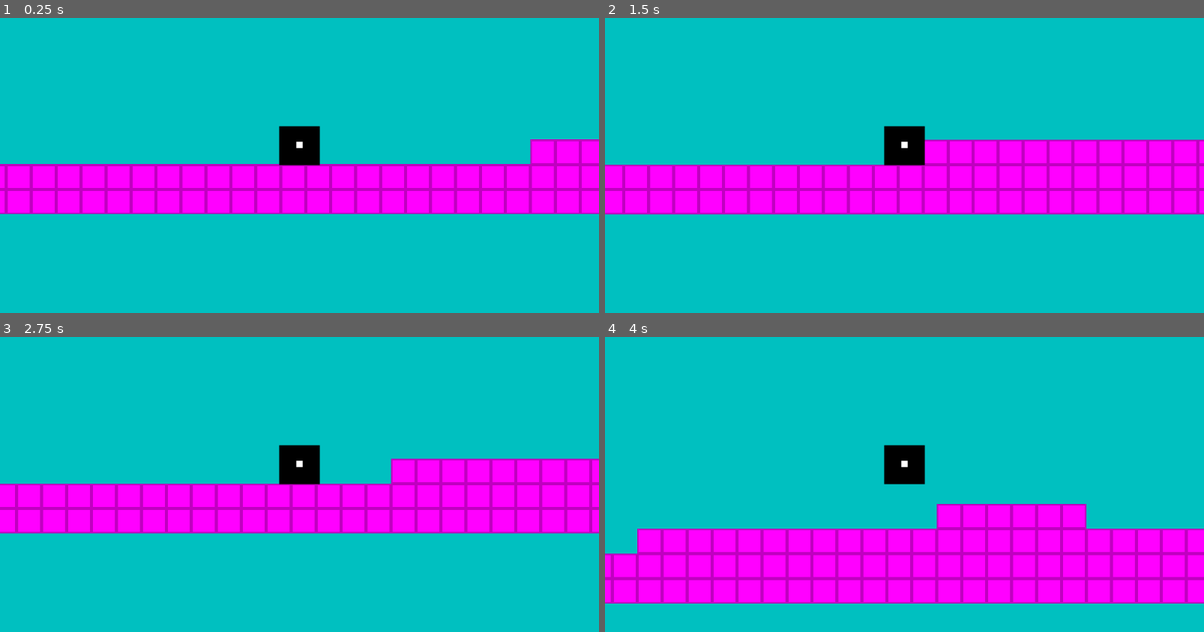
Above: before the commit, frames 1-4 (two rows, left to right).
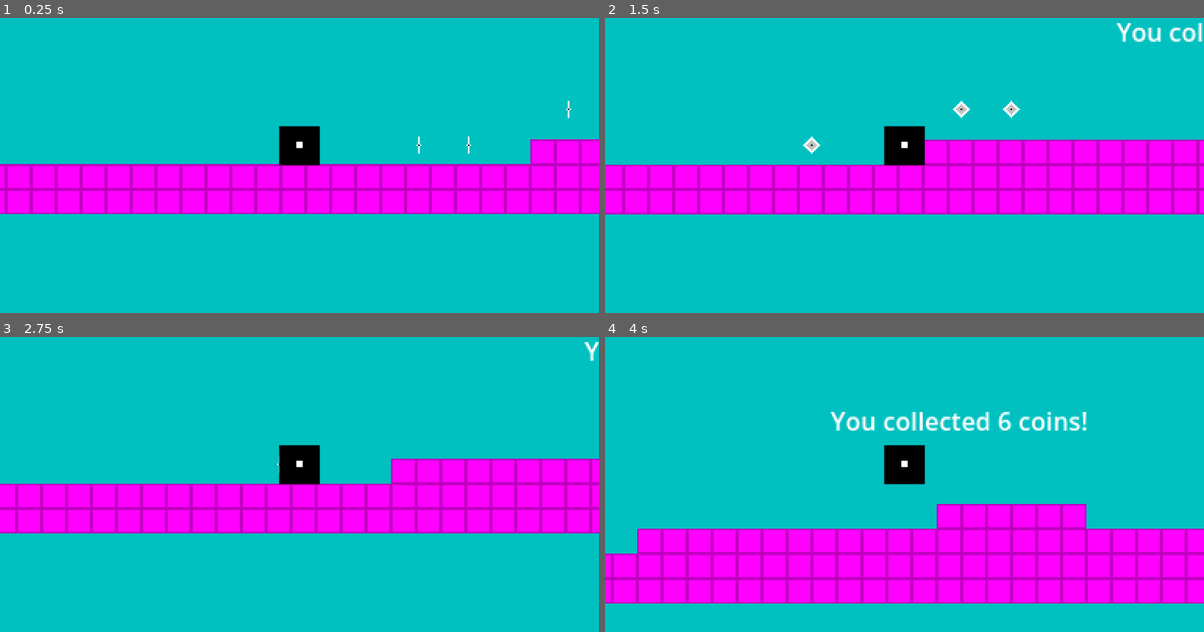
Above: after the commit, the same moments.

Repository: Aleksa2309/Analogue_Escape
Game: Godot game, scene res://Scenes/game.tscn
Same seed, same stepped clock (60 frames per second), same inputs: the game is played once before the commit and once after it.
Inputs:
- Up to frame 1 (0.25 s): no input
- Up to frame 2 (1.5 s): hold Right (move_right) from 0.53 s (still down); tap Up (jump) at 0.77 s
- Up to frame 3 (2.75 s): tap Up (jump) at 1.52 s; release Right (move_right) at 2.03 s; hold Left (move_left) from 2.03 s (still down)
- Up to frame 4 (4 s): release Left (move_left) at 2.78 s; hold Right (move_right) from 2.78 s (still down); tap Up (jump) at 3.02, 3.77 s

The runs differ from the first frame. In frame 1, less than 0.1% of the frame differs, in the area x 69-96%, y 27-47%; in frame 2, 0.7%; in frame 3, less than 0.1%; in frame 4, 1.3%, in the area x 37-81%, y 25-32%.

Commit message:
Pickup shenanigans

Diff:
--- /dev/null
+++ b/PickUp.gd
@@ -0,0 +1,9 @@
+extends Area2D
+
+@onready var animation_player = $AnimationPlayer
+@onready var game_manager = %"Game Manager"
+
+
+func _on_body_entered(body):
+	game_manager.add_score()
+	animation_player.play("pick_up")
--- a/Scenes/game.tscn
+++ b/Scenes/game.tscn
@@ -1,8 +1,10 @@
-[gd_scene load_steps=7 format=3 uid="uid://jdt8pu04ni4n"]
-
+[gd_scene load_steps=9 format=3 uid="uid://jdt8pu04ni4n"]
+
+[ext_resource type="Script" path="res://Scripts/game_manager.gd" id="1_6tv61"]
 [ext_resource type="Texture2D" uid="uid://g1y2crw8hxf" path="res://Assets/tilesSet/tileSet01.png" id="1_7g14o"]
 [ext_resource type="PackedScene" uid="uid://vmbcwybfypax" path="res://Scenes/player.tscn" id="2_gb861"]
 [ext_resource type="PackedScene" uid="uid://bpb1of3o21hyk" path="res://Scenes/killzone.tscn" id="3_5twxw"]
+[ext_resource type="PackedScene" uid="uid://uqngqy8byrhm" path="res://Scenes/pick_up.tscn" id="4_mw4gg"]
 
 [sub_resource type="TileSetAtlasSource" id="TileSetAtlasSource_2lysp"]
 texture = ExtResource("1_7g14o")
@@ -368,6 +370,10 @@
 
 [node name="Game" type="Node2D"]
 
+[node name="Game Manager" type="Node" parent="."]
+unique_name_in_owner = true
+script = ExtResource("1_6tv61")
+
 [node name="TileMap" type="TileMap" parent="."]
 tile_set = SubResource("TileSet_ou2h0")
 format = 2
@@ -377,6 +383,8 @@
 layer_1/tile_data = PackedInt32Array(-65536, 131072, 0, -65535, 131072, 0, -65534, 131072, 0, -65533, 131072, 0, -65532 …(13039 unchanged characters)…
 
 [node name="Player" parent="." instance=ExtResource("2_gb861")]
+visibility_layer = 4
+z_index = 5
 position = Vector2(28, -29)
 
 [node name="Camera2D" type="Camera2D" parent="Player"]
@@ -388,3 +396,30 @@
 [node name="CollisionShape2D" type="CollisionShape2D" parent="Killzone"]
 position = Vector2(0, -40)
 shape = SubResource("WorldBoundaryShape2D_dln6l")
+
+[node name="Pick_Ups" type="Node" parent="."]
+
+[node name="PickUp" parent="Pick_Ups" instance=ExtResource("4_mw4gg")]
+position = Vector2(105, -28)
+
+[node name="PickUp2" parent="Pick_Ups" instance=ExtResource("4_mw4gg")]
+position = Vector2(137, -28)
+
+[node name="PickUp3" parent="Pick_Ups" instance=ExtResource("4_mw4gg")]
+position = Vector2(201, -51)
+
+[node name="PickUp4" parent="Pick_Ups" instance=ExtResource("4_mw4gg")]
+position = Vector2(233, -51)
+
+[node name="Text" type="Node" parent="."]
+
+[node name="coin_score" type="Label" parent="Text"]
+unique_name_in_owner = true
+offset_left = 300.0
+offset_top = -113.0
+offset_right = 336.0
+offset_bottom = -90.0
+text = "You collected X
+coins
+"
+horizontal_alignment = 1
--- /dev/null
+++ b/Scenes/pick_up.tscn
@@ -0,0 +1,209 @@
+[gd_scene load_steps=19 format=3 uid="uid://uqngqy8byrhm"]
+
+[ext_resource type="Script" path="res://PickUp.gd" id="1_f6d7s"]
+[ext_resource type="Texture2D" uid="uid://bi6126x5x6rq8" path="res://Assets/player/pickup-anim01.png" id="2_x672o"]
+[ext_resource type="AudioStream" uid="uid://l11e58c0royi" path="res://Assets/music/coin.wav" id="3_s68xp"]
+
+[sub_resource type="RectangleShape2D" id="RectangleShape2D_rgp22"]
+size = Vector2(11, 11)
+
+[sub_resource type="AtlasTexture" id="AtlasTexture_uc083"]
+atlas = ExtResource("2_x672o")
+region = Rect2(0, 0, 16, 16)
+
+[sub_resource type="AtlasTexture" id="AtlasTexture_no8d3"]
+atlas = ExtResource("2_x672o")
+region = Rect2(16, 0, 16, 16)
+
+[sub_resource type="AtlasTexture" id="AtlasTexture_jvvxq"]
+atlas = ExtResource("2_x672o")
+region = Rect2(32, 0, 16, 16)
+
+[sub_resource type="AtlasTexture" id="AtlasTexture_4kbv8"]
+atlas = ExtResource("2_x672o")
+region = Rect2(48, 0, 16, 16)
+
+[sub_resource type="AtlasTexture" id="AtlasTexture_pd0c0"]
+atlas = ExtResource("2_x672o")
+region = Rect2(64, 0, 16, 16)
+
+[sub_resource type="AtlasTexture" id="AtlasTexture_30kao"]
+atlas = ExtResource("2_x672o")
+region = Rect2(80, 0, 16, 16)
+
+[sub_resource type="AtlasTexture" id="AtlasTexture_put6r"]
+atlas = ExtResource("2_x672o")
+region = Rect2(96, 0, 16, 16)
+
+[sub_resource type="AtlasTexture" id="AtlasTexture_x4mvu"]
+atlas = ExtResource("2_x672o")
+region = Rect2(112, 0, 16, 16)
+
+[sub_resource type="AtlasTexture" id="AtlasTexture_imb7g"]
+atlas = ExtResource("2_x672o")
+region = Rect2(128, 0, 16, 16)
+
+[sub_resource type="AtlasTexture" id="AtlasTexture_n70hv"]
+atlas = ExtResource("2_x672o")
+region = Rect2(144, 0, 16, 16)
+
+[sub_resource type="SpriteFrames" id="SpriteFrames_84xxj"]
+animations = [{
+"frames": [{
+"duration": 1.0,
+"texture": SubResource("AtlasTexture_uc083")
+}, {
+"duration": 1.0,
+"texture": SubResource("AtlasTexture_no8d3")
+}, {
+"duration": 1.0,
+"texture": SubResource("AtlasTexture_jvvxq")
+}, {
+"duration": 1.0,
+"texture": SubResource("AtlasTexture_4kbv8")
+}, {
+"duration": 1.0,
+"texture": SubResource("AtlasTexture_pd0c0")
+}, {
+"duration": 1.0,
+"texture": SubResource("AtlasTexture_30kao")
+}, {
+"duration": 1.0,
+"texture": SubResource("AtlasTexture_put6r")
+}, {
+"duration": 1.0,
+"texture": SubResource("AtlasTexture_x4mvu")
+}, {
+"duration": 1.0,
+"texture": SubResource("AtlasTexture_imb7g")
+}, {
+"duration": 1.0,
+"texture": SubResource("AtlasTexture_n70hv")
+}],
+"loop": true,
+"name": &"spin",
+"speed": 20.0
+}]
+
+[sub_resource type="Animation" id="Animation_c8na4"]
+resource_name = "pick_up"
+tracks/0/type = "value"
+tracks/0/imported = false
+tracks/0/enabled = true
+tracks/0/path = NodePath("AnimatedSprite2D:visible")
+tracks/0/interp = 1
+tracks/0/loop_wrap = true
+tracks/0/keys = {
+"times": PackedFloat32Array(0),
+"transitions": PackedFloat32Array(1),
+"update": 1,
+"values": [false]
+}
+tracks/1/type = "value"
+tracks/1/imported = false
+tracks/1/enabled = true
+tracks/1/path = NodePath("CollisionShape2D:disabled")
+tracks/1/interp = 1
+tracks/1/loop_wrap = true
+tracks/1/keys = {
+"times": PackedFloat32Array(0),
+"transitions": PackedFloat32Array(1),
+"update": 1,
+"values": [false]
+}
+tracks/2/type = "value"
+tracks/2/imported = false
+tracks/2/enabled = true
+tracks/2/path = NodePath("AudioStreamPlayer2D:playing")
+tracks/2/interp = 1
+tracks/2/loop_wrap = true
+tracks/2/keys = {
+"times": PackedFloat32Array(0),
+"transitions": PackedFloat32Array(1),
+"update": 1,
+"values": [true]
+}
+tracks/3/type = "method"
+tracks/3/imported = false
+tracks/3/enabled = true
+tracks/3/path = NodePath(".")
+tracks/3/interp = 1
+tracks/3/loop_wrap = true
+tracks/3/keys = {
+"times": PackedFloat32Array(1),
+"transitions": PackedFloat32Array(1),
+"values": [{
+"args": [],
+"method": &"queue_free"
+}]
+}
+
+[sub_resource type="Animation" id="Animation_o53f5"]
+length = 0.001
+tracks/0/type = "value"
+tracks/0/imported = false
+tracks/0/enabled = true
+tracks/0/path = NodePath("AnimatedSprite2D:visible")
+tracks/0/interp = 1
+tracks/0/loop_wrap = true
+tracks/0/keys = {
+"times": PackedFloat32Array(0),
+"transitions": PackedFloat32Array(1),
+"update": 1,
+"values": [true]
+}
+tracks/1/type = "value"
+tracks/1/imported = false
+tracks/1/enabled = true
+tracks/1/path = NodePath("CollisionShape2D:disabled")
+tracks/1/interp = 1
+tracks/1/loop_wrap = true
+tracks/1/keys = {
+"times": PackedFloat32Array(0),
+"transitions": PackedFloat32Array(1),
+"update": 1,
+"values": [false]
+}
+tracks/2/type = "value"
+tracks/2/imported = false
+tracks/2/enabled = true
+tracks/2/path = NodePath("AudioStreamPlayer2D:playing")
+tracks/2/interp = 1
+tracks/2/loop_wrap = true
+tracks/2/keys = {
+"times": PackedFloat32Array(0),
+"transitions": PackedFloat32Array(1),
+"update": 1,
+"values": [false]
+}
+
+[sub_resource type="AnimationLibrary" id="AnimationLibrary_7e5g0"]
+_data = {
+"RESET": SubResource("Animation_o53f5"),
+"pick_up": SubResource("Animation_c8na4")
+}
+
+[node name="PickUp" type="Area2D"]
+collision_mask = 2
+script = ExtResource("1_f6d7s")
+
+[node name="CollisionShape2D" type="CollisionShape2D" parent="."]
+position = Vector2(-0.5, -0.5)
+shape = SubResource("RectangleShape2D_rgp22")
+
+[node name="AnimatedSprite2D" type="AnimatedSprite2D" parent="."]
+visibility_layer = 2
+position = Vector2(-1, 0)
+sprite_frames = SubResource("SpriteFrames_84xxj")
+animation = &"spin"
+autoplay = "spin"
+
+[node name="AudioStreamPlayer2D" type="AudioStreamPlayer2D" parent="."]
+stream = ExtResource("3_s68xp")
+
+[node name="AnimationPlayer" type="AnimationPlayer" parent="."]
+libraries = {
+"": SubResource("AnimationLibrary_7e5g0")
+}
+
+[connection signal="body_entered" from="." to="." method="_on_body_entered"]
--- a/Scenes/player.tscn
+++ b/Scenes/player.tscn
@@ -336,6 +336,7 @@
 size = Vector2(24, 24)
 
 [node name="Player" type="CharacterBody2D"]
+collision_layer = 2
 script = ExtResource("1_w4q1o")
 
 [node name="AnimatedSprite2D" type="AnimatedSprite2D" parent="."]
--- /dev/null
+++ b/Scripts/game_manager.gd
@@ -0,0 +1,10 @@
+extends Node
+
+#Coin Score
+var score = 0
+@onready var coin_score = %coin_score
+
+
+func add_score():
+	score += 1
+	coin_score.text = "You collected " + str(score) + " coins!"
Not shown, added: Assets/music/coin.wav.import
Not shown, added: Assets/player/pickup-anim01.png.import
Binary file removed: Assets/player/pickup01.png
Not shown, added: Assets/music/coin.wav
